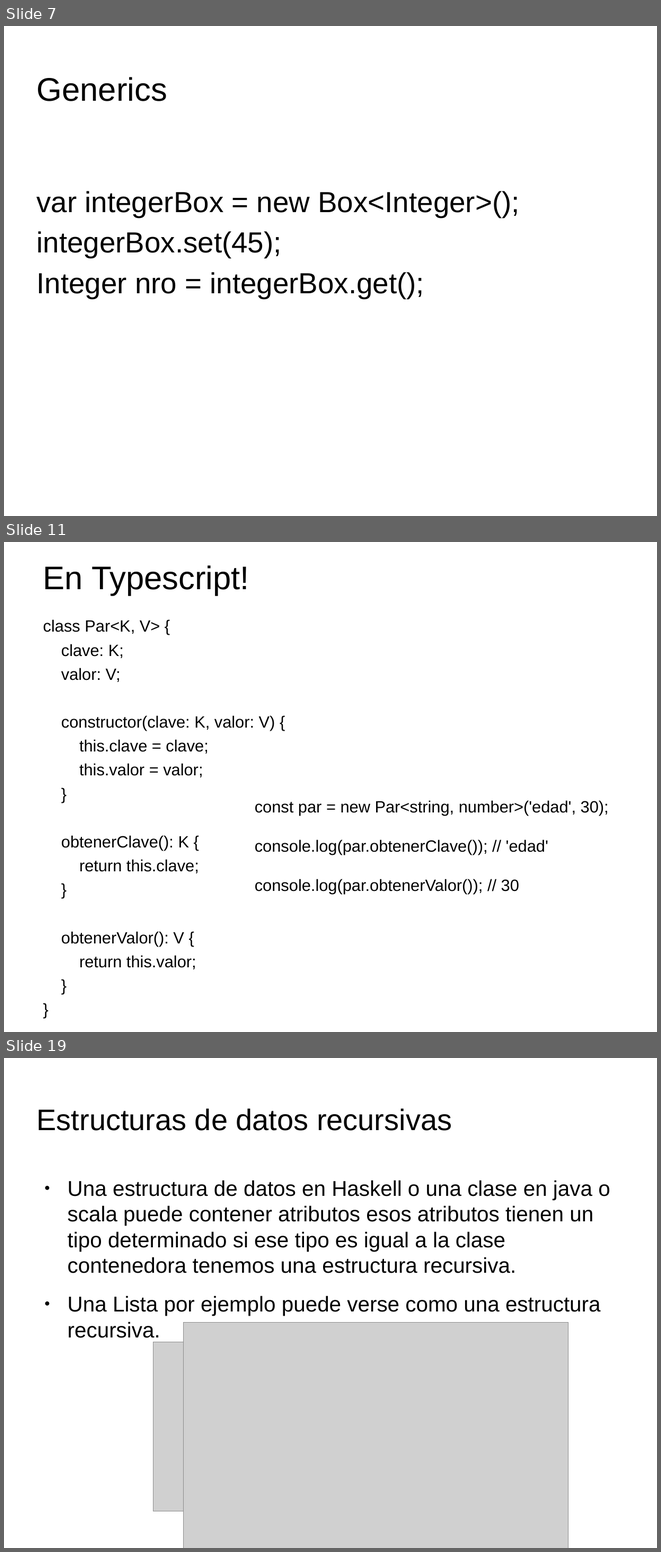
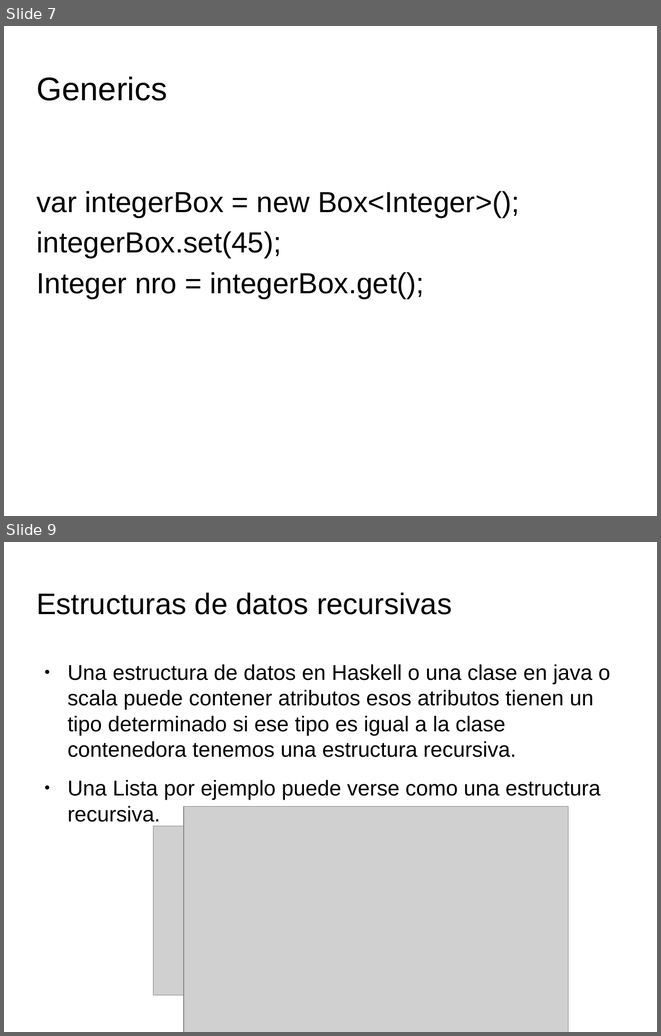
Before and after one commit to Agustin-Nicolas-Torres/paradigmaUAP2025, a slide deck: funcional/clase3.pptx. Shown one above the other, each under a label of ours: slides 7, 11 and 19 before the commit, slides 7 and 9 after it; the slides between them are not shown. The pictures are 661x1552 and 661x1036 pixels, drawn with LibreOffice and Linux fonts; fonts in the diff are those of the drawing; grey boxes stand for pictures; background and template pictures are left out. Boxes give left, top, right and bottom in pixels: in the first picture for what was removed or moved away, otherwise in the second. Text is boxed around its words. In the diff, an @@ line names an element or a change of style, - is before the commit and + after.

```diff
--- a/funcional/clase3.pptx
+++ b/funcional/clase3.pptx
@@ slide 11 removed at box(4, 542, 657, 1032), background picture (left out) @@
@@ text removed at box(43, 565, 249, 596) @@
-En Typescript!
@@ text removed at box(43, 619, 275, 969) @@
-class Par<K, V> {
-clave: K;
-valor: V;
-constructor(clave: K, valor: V) {
-this.clave = clave;
-this.valor = valor;
-}
-obtenerClave(): K {
-return this.clave;
-}
-obtenerValor(): V {
-return this.valor;
-}
-}
@@ text removed at box(255, 800, 609, 893) @@
-const par = new Par<string, number>('edad', 30);
-console.log(par.obtenerClave()); // 'edad'
-console.log(par.obtenerValor()); // 30
@@ what was slide 19 is now slide 9 @@
```
Also in this commit, not shown: 2 slides changed, 8 slides added, 20 other slides removed, 1 other file.
